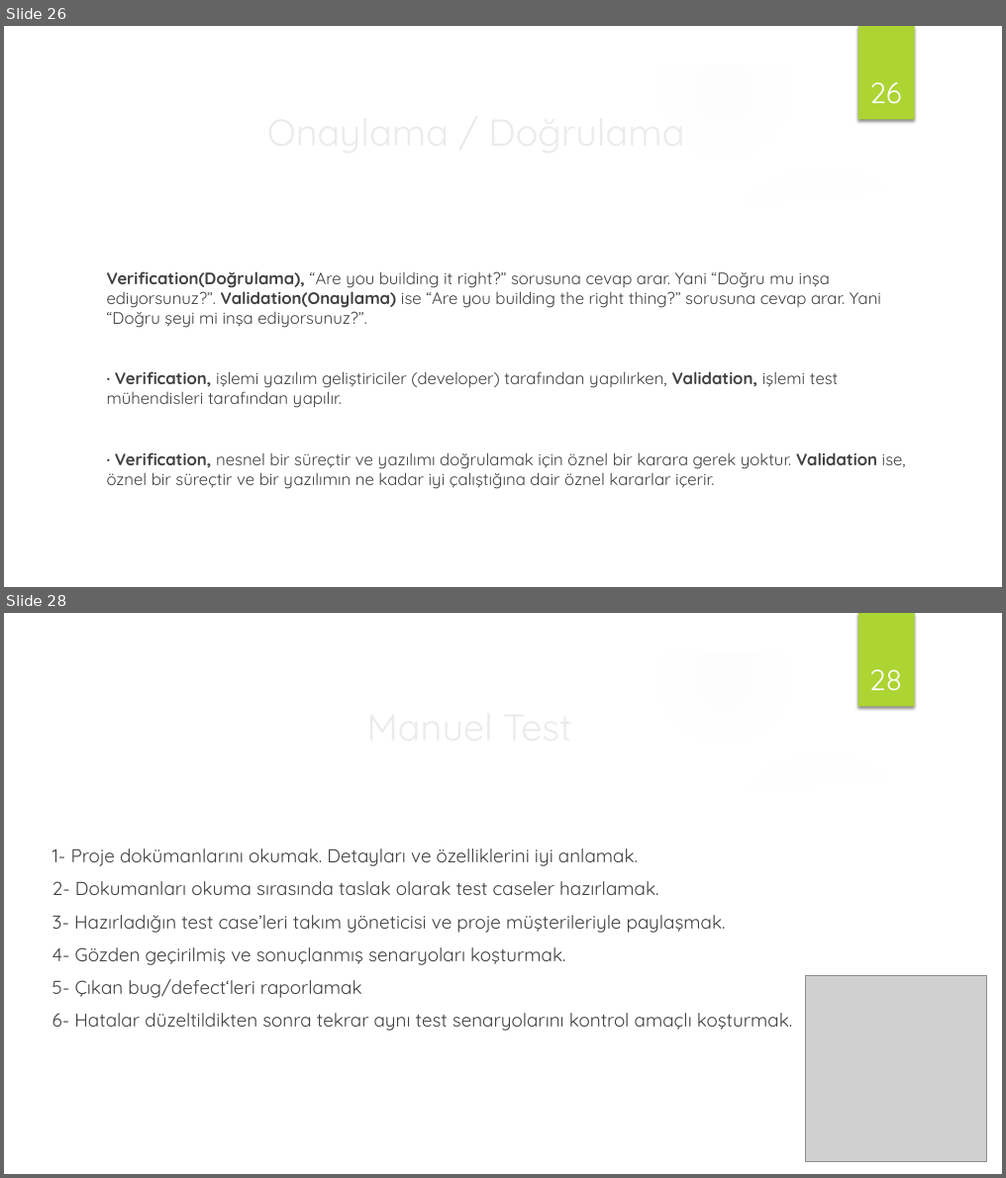
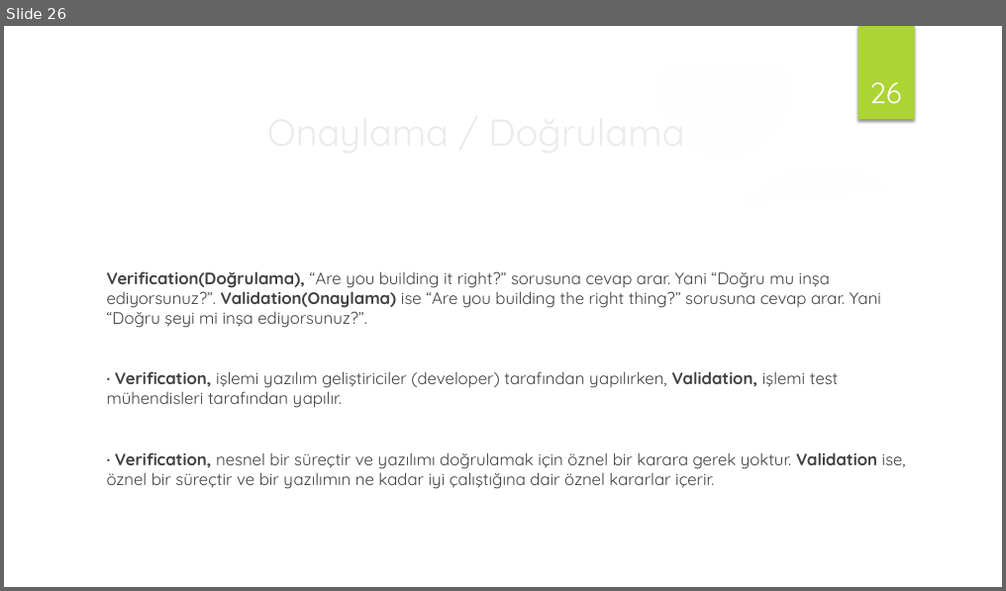
Before and after one commit to handanyarici/Medipol_SoftwareTesting_2020, a slide deck: 1 - Yazılım Teste Giris/Yazılım Testi ve Otomasyonu_w1.pptx. Shown one above the other, each under a label of ours: slides 26 and 28 before the commit, slide 26 after it; the slides between them are not shown. The pictures are 1006x1178 and 1006x591 pixels, drawn with LibreOffice and Linux fonts; fonts in the diff are those of the drawing; grey boxes stand for pictures; background and template pictures are left out. Boxes give left, top, right and bottom in pixels: in the first picture for what was removed or moved away, otherwise in the second. Text is boxed around its words. In the diff, an @@ line names an element or a change of style, - is before the commit and + after.

```diff
--- a/1 - Yazılım Teste Giris/Yazılım Testi ve Otomasyonu_w1.pptx
+++ b/1 - Yazılım Teste Giris/Yazılım Testi ve Otomasyonu_w1.pptx
@@ slide 28 removed at [4, 613, 1002, 1174], background picture (left out); not listed: 9 template elements that a slide beside it also shows @@
@@ page number removed at [869, 669, 902, 690] @@
-28
@@ title removed at [359, 697, 734, 755] @@
-Manuel Test
@@ text removed at [53, 849, 792, 1031] @@
-1- Proje dokümanlarını okumak. Detayları ve özelliklerini iyi anlamak.
-2- Dokumanları okuma sırasında taslak olarak test caseler hazırlamak.
-3- Hazırladığın test case’leri takım yöneticisi ve proje müşterileriyle paylaşmak.
-4- Gözden geçirilmiş ve sonuçlanmış senaryoları koşturmak.
-5- Çıkan bug/defect‘leri raporlamak
-6- Hatalar düzeltildikten sonra tekrar aynı test senaryolarını kontrol amaçlı koşturmak.
@@ picture removed at [806, 975, 988, 1161] @@
```
Also in this commit, not shown: 3 other slides removed.
